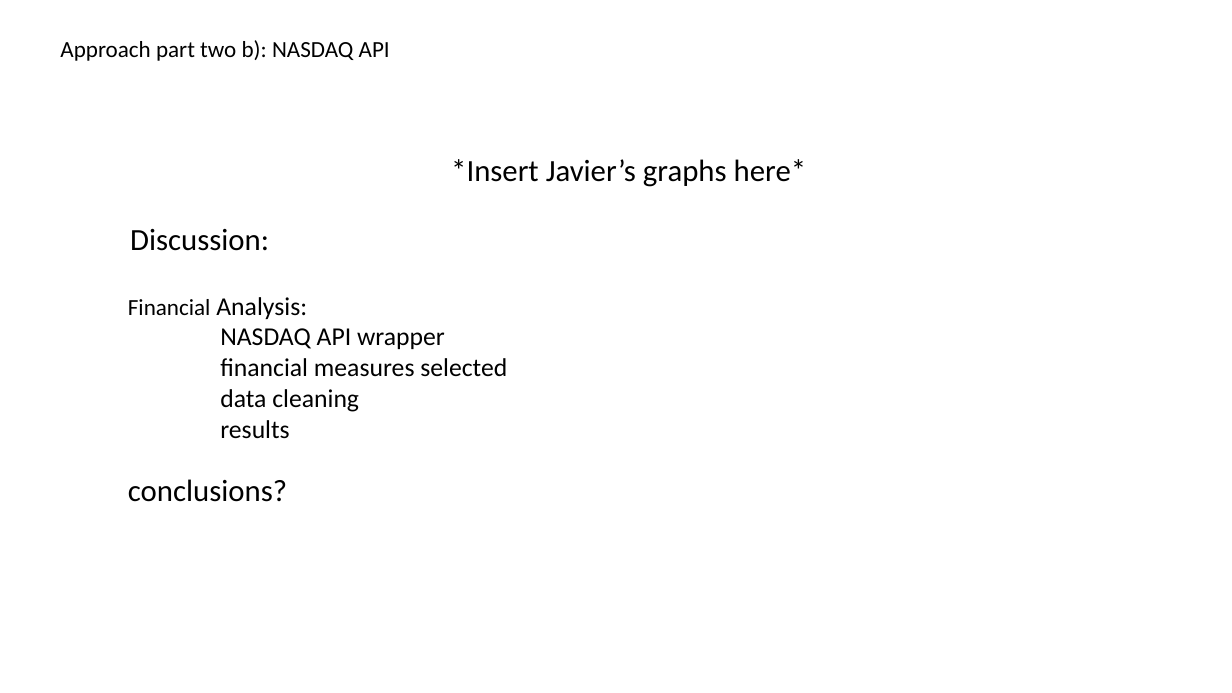
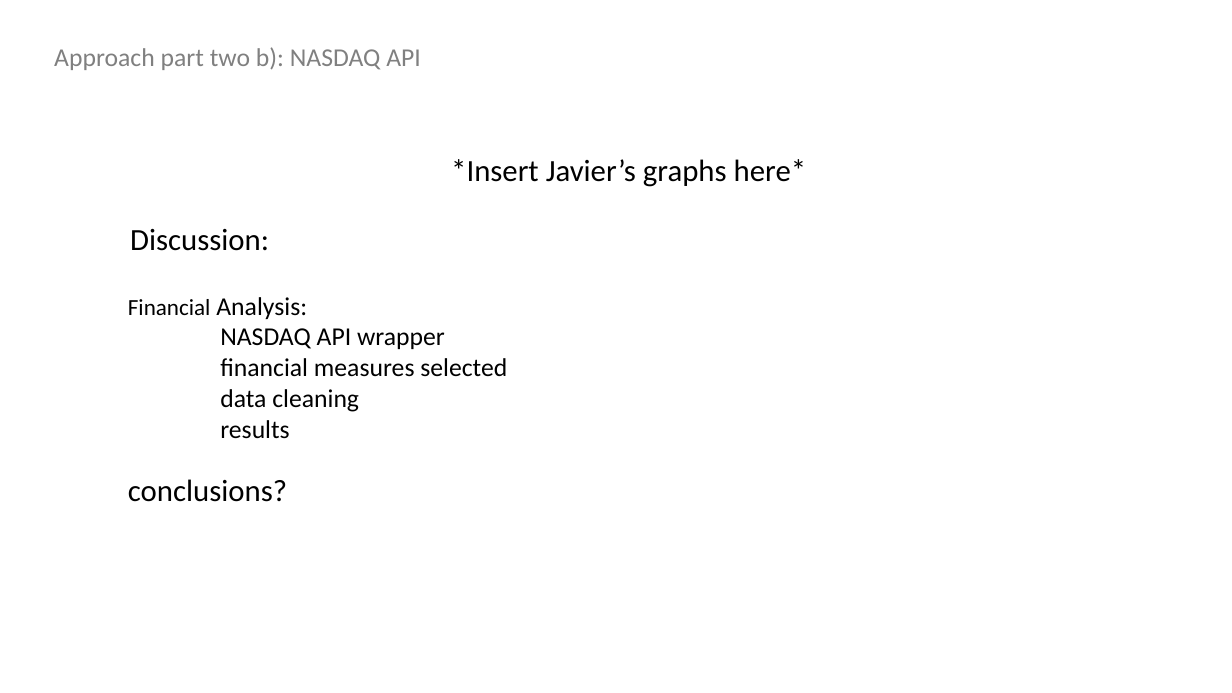
Before and after one commit to timonx11/Project-1-Demonstrasion-Group6, a slide deck: slide 5 of Presentation1.pptx (slide 4 before the commit). Drawn at 1232x693 pixels with LibreOffice and Linux fonts; fonts in the diff are those of the drawing. Boxes give left, top, right and bottom in pixels: in the first picture for what was removed or moved away, otherwise in the second. Text is boxed around its words. In the diff, an @@ line names an element or a change of style, - is before the commit and + after.

```diff
--- a/Presentation1.pptx
+++ b/Presentation1.pptx
@@ text "Approach part two b): NASDAQ ...": place and size @@
-text "Approach part two b): NASDAQ ..." at (60,40,390,61)
+text "Approach part two b): NASDAQ ..." at (54,47,421,70)
@@ text "Approach part two b): NASDAQ ..." at (54,47,421,70): size 18 to 20 pt, text colour #000000 to #808080 @@
```
Also in this commit, not shown: 5 other slides changed, 1 slide added, 1 other file.
